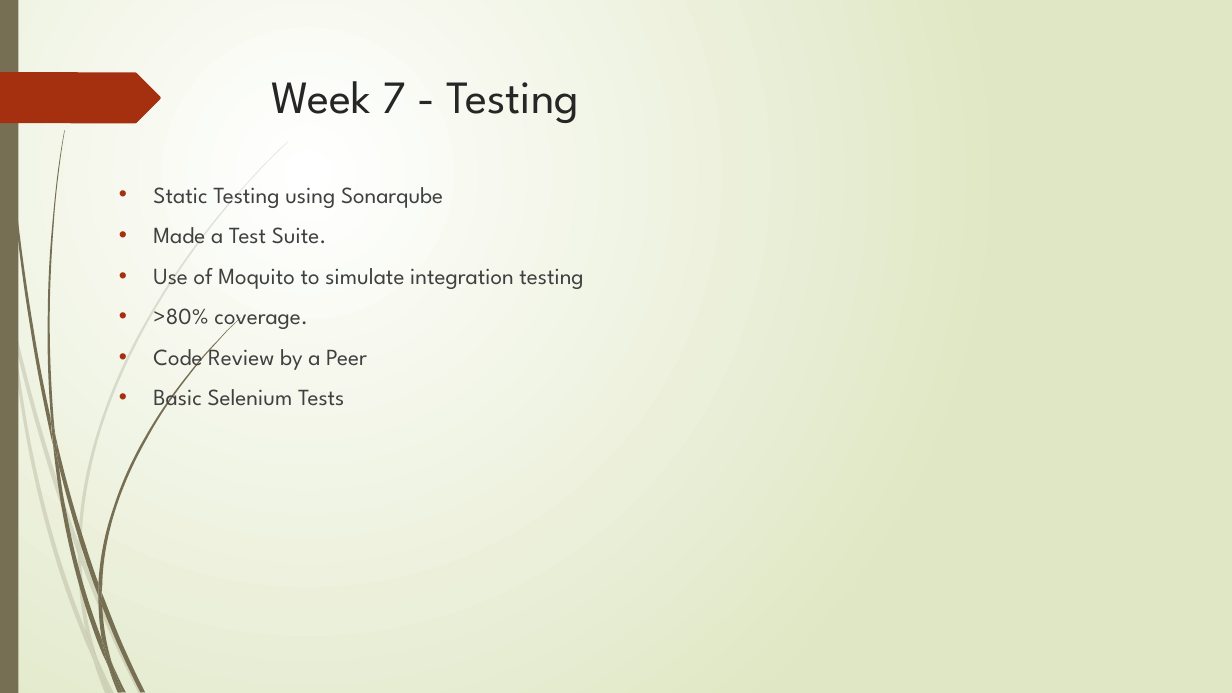
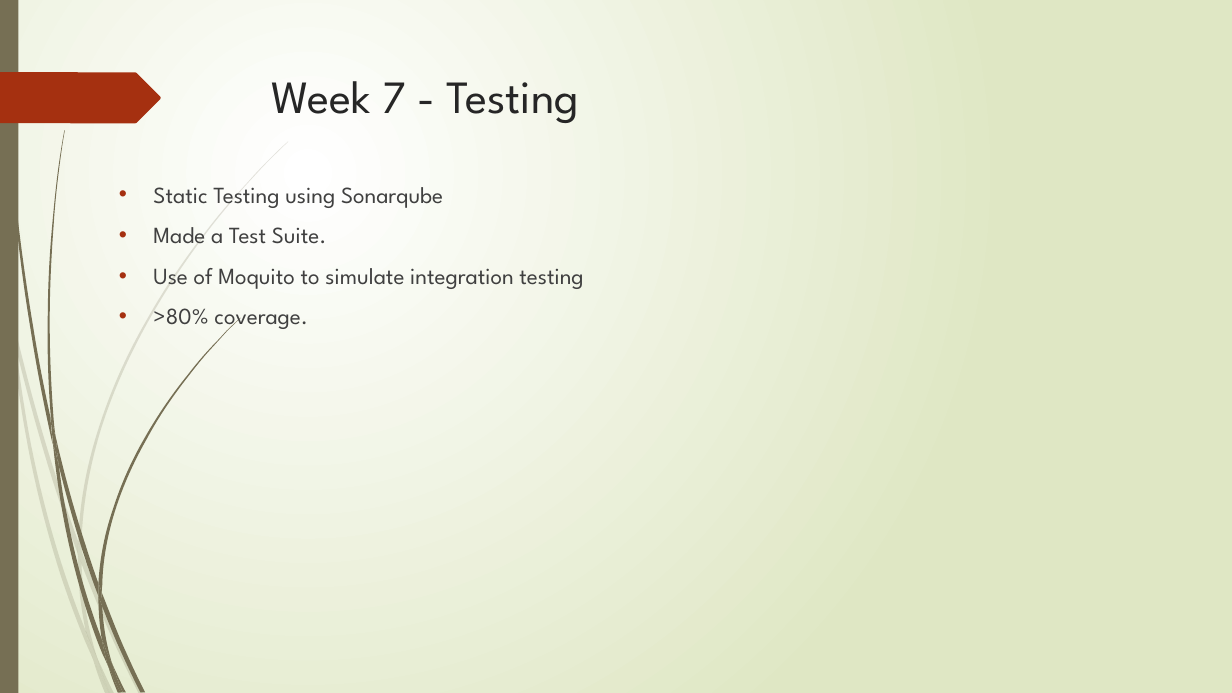
Before and after one commit to RM147/StoryGen, a slide deck: slide 10 of Project Presentation.pptx. Drawn at 1232x693 pixels with LibreOffice and Linux fonts; fonts in the diff are those of the drawing. Boxes give left, top, right and bottom in pixels: in the first picture for what was removed or moved away, otherwise in the second. Text is boxed around its words. In the diff, an @@ line names an element or a change of style, - is before the commit and + after.

```diff
--- a/Project Presentation.pptx
+++ b/Project Presentation.pptx
@@ text at (x1=153, y1=342, x2=367, y2=412): paragraphs removed @@
-• Code Review by a Peer
-• Basic Selenium Tests
```
Also in this commit, not shown: 10 other slides changed.
